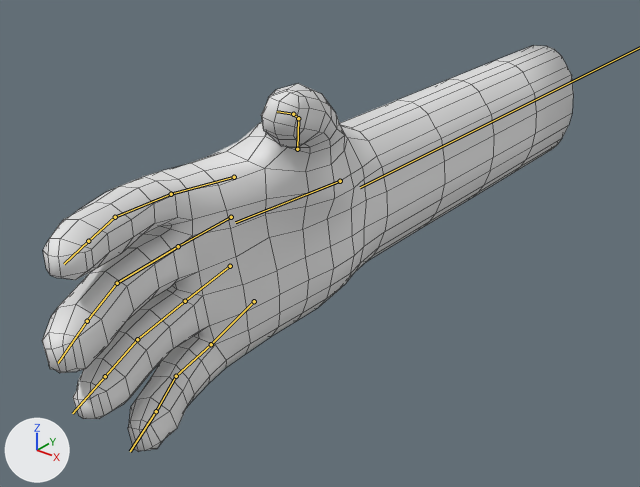
A saved change to the FBX model Assets/Models/Player/PlayerHand.fbx.
Camera for both pictures: a 50 mm lens placed at (1.17, -2.652, 0.816), pointed at (-0.037, -1.143, -0.12). Every picture has the same lights, and +X, +Y and +Z are marked at lower left. The older version comes first. The bones that change, and the others that lie on the model, are drawn over the model as lines. Mesh edges are drawn as thin lines.

Objects in the first picture: 'Model'.
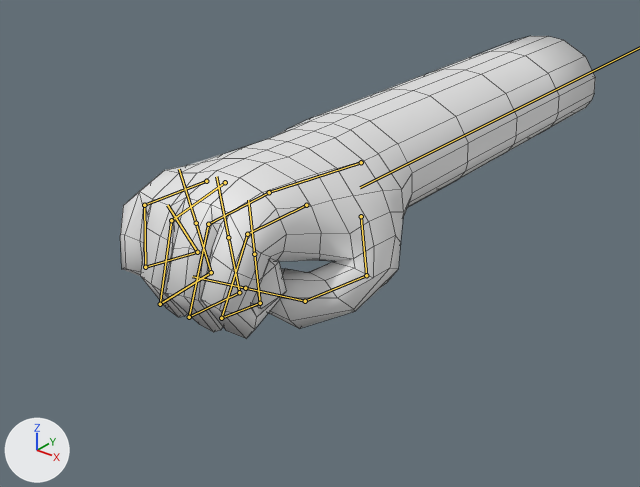
The newer file adds an action. The first version stands in its rest pose; the second is drawn at frame 1 of the action 'Rig|Punch'.

Location of each change, (x1, y1, x2, y2) in pixels of the pictures (640 x 487 px):
'Model', posed (11% narrower, 25% shorter): before (42, 45, 573, 451); after (120, 36, 595, 339)
bone 'Pulgar1', root to tip: before (297, 149) to (298, 118); after (361, 216) to (366, 275)
bone 'Pulgar2', root to tip: before (298, 118) to (293, 114); after (366, 275) to (305, 301)
bone 'Pulgar3', root to tip: before (293, 114) to (277, 111); after (305, 301) to (245, 288)
bone 'Indice1', root to tip: before (234, 177) to (171, 194); after (306, 205) to (247, 234)
bone 'Indice2', root to tip: before (171, 194) to (115, 217); after (247, 234) to (221, 318)
bone 'Indice3', root to tip: before (115, 217) to (88, 241); after (221, 318) to (260, 303)
bone 'Indice4', root to tip: before (88, 241) to (64, 264); after (260, 303) to (254, 254)
bone 'Corazon1', root to tip: before (231, 217) to (178, 246); after (269, 192) to (208, 224)
bone 'Corazon2', root to tip: before (178, 246) to (117, 283); after (208, 224) to (189, 317)
bone 'Corazon3', root to tip: before (117, 283) to (87, 321); after (189, 317) to (239, 292)
bone 'Corazon4', root to tip: before (87, 321) to (58, 363); after (239, 292) to (228, 237)
bone 'Anular1', root to tip: before (230, 266) to (185, 301); after (225, 182) to (171, 220)
bone 'Anular2', root to tip: before (185, 301) to (137, 339); after (171, 220) to (160, 304)
bone 'Anular3', root to tip: before (137, 339) to (105, 376); after (160, 304) to (211, 272)
bone 'Anular4', root to tip: before (105, 376) to (72, 413); after (211, 272) to (196, 223)
bone 'Meñique1', root to tip: before (254, 301) to (211, 344); after (206, 181) to (144, 205)
bone 'Meñique2', root to tip: before (211, 344) to (176, 376); after (144, 205) to (145, 267)
bone 'Meñique3', root to tip: before (176, 376) to (156, 411); after (145, 267) to (197, 252)
bone 'Meñique4', root to tip: before (156, 411) to (130, 451); after (197, 252) to (167, 205)

Edits to the bpy script that builds the scene:
```text
Change bone_hueso_maestro:
    where bone_hueso_maestro = bpy.data.objects['Rig'].pose.bones['Hueso maestro']
    bone_hueso_maestro.rotation_quaternion: (1.0, 0.0, 0.0, 0.0) -> (0.707, 0.0, -0.707, 0.0)  # degrees (0, 0, 0) -> degrees (0, -90, 0)
Change bone_pulgar1:
    where bone_pulgar1 = bpy.data.objects['Rig'].pose.bones['Pulgar1']  # child of 'Muñeca'
    bone_pulgar1.rotation_quaternion: (1.0, 0.0, 0.0, 0.0) -> (0.989, -0.127, -0.012, -0.076)  # degrees (0, 0, 0) -> degrees (-14, -2, -8)
Change bone_pulgar2:
    where bone_pulgar2 = bpy.data.objects['Rig'].pose.bones['Pulgar2']  # child of 'Pulgar1'
    bone_pulgar2.rotation_quaternion: (1.0, 0.0, 0.0, 0.0) -> (0.863, -0.077, -0.35, -0.357)  # degrees (0, 0, 0) -> degrees (9, -41, -48)
Change bone_pulgar3:
    where bone_pulgar3 = bpy.data.objects['Rig'].pose.bones['Pulgar3']  # child of 'Pulgar2'
    bone_pulgar3.rotation_quaternion: (1.0, 0.0, 0.0, 0.0) -> (0.804, -0.591, 0.06, 0.027)  # degrees (0, 0, 0) -> degrees (-73, 7, -2)
Change bone_indice1:
    where bone_indice1 = bpy.data.objects['Rig'].pose.bones['Indice1']  # child of 'Muñeca'
    bone_indice1.rotation_quaternion: (1.0, 0.0, 0.0, 0.0) -> (0.999, 0.031, -0.03, -0.032)  # degrees (0, 0, 0) -> degrees (4, -3, -4)
Change bone_indice2:
    where bone_indice2 = bpy.data.objects['Rig'].pose.bones['Indice2']  # child of 'Indice1'
    bone_indice2.rotation_quaternion: (1.0, 0.0, 0.0, 0.0) -> (0.863, -0.504, 0.013, -0.02)  # degrees (0, 0, 0) -> degrees (-61, 0, -3)
Change bone_indice3:
    where bone_indice3 = bpy.data.objects['Rig'].pose.bones['Indice3']  # child of 'Indice2'
    bone_indice3.rotation_quaternion: (1.0, 0.0, 0.0, 0.0) -> (0.744, -0.666, -0.047, 0.011)  # degrees (0, 0, 0) -> degrees (-84, -3, 5)
Change bone_indice4:
    where bone_indice4 = bpy.data.objects['Rig'].pose.bones['Indice4']  # child of 'Indice3'
    bone_indice4.rotation_quaternion: (1.0, 0.0, 0.0, 0.0) -> (0.583, -0.808, 0.084, -0.012)  # degrees (0, 0, 0) -> degrees (-109, 5, -9)
Change bone_corazon1:
    where bone_corazon1 = bpy.data.objects['Rig'].pose.bones['Corazon1']  # child of 'Muñeca'
    bone_corazon1.rotation_quaternion: (1.0, 0.0, 0.0, 0.0) -> (0.999, 0.042, -0.001, -0.001)  # degrees (0, 0, 0) -> degrees (5, 0, 0)
Change bone_corazon2:
    where bone_corazon2 = bpy.data.objects['Rig'].pose.bones['Corazon2']  # child of 'Corazon1'
    bone_corazon2.rotation_quaternion: (1.0, 0.0, 0.0, 0.0) -> (0.85, -0.527, 0.011, -0.003)  # degrees (0, 0, 0) -> degrees (-64, 1, -1)
Change bone_corazon3:
    where bone_corazon3 = bpy.data.objects['Rig'].pose.bones['Corazon3']  # child of 'Corazon2'
    bone_corazon3.rotation_quaternion: (1.0, 0.0, 0.0, 0.0) -> (0.727, -0.686, 0.001, -0.008)  # degrees (0, 0, 0) -> degrees (-87, -1, -1)
Change bone_corazon4:
    where bone_corazon4 = bpy.data.objects['Rig'].pose.bones['Corazon4']  # child of 'Corazon3'
    bone_corazon4.rotation_quaternion: (1.0, 0.0, 0.0, 0.0) -> (0.622, -0.777, 0.082, -0.052)  # degrees (0, 0, 0) -> degrees (-103, 1, -11)
Change bone_anular1:
    where bone_anular1 = bpy.data.objects['Rig'].pose.bones['Anular1']  # child of 'Muñeca'
    bone_anular1.rotation_quaternion: (1.0, 0.0, 0.0, 0.0) -> (0.996, -0.006, 0.068, 0.048)  # degrees (0, 0, 0) -> degrees (0, 8, 5)
Change bone_anular2:
    where bone_anular2 = bpy.data.objects['Rig'].pose.bones['Anular2']  # child of 'Anular1'
    bone_anular2.rotation_quaternion: (1.0, 0.0, 0.0, 0.0) -> (0.88, -0.462, 0.033, -0.109)  # degrees (0, 0, 0) -> degrees (-55, -2, -13)
Change bone_anular3:
    where bone_anular3 = bpy.data.objects['Rig'].pose.bones['Anular3']  # child of 'Anular2'
    bone_anular3.rotation_quaternion: (1.0, 0.0, 0.0, 0.0) -> (0.599, -0.796, 0.065, -0.063)  # degrees (0, 0, 0) -> degrees (-106, -1, -10)
Change bone_anular4:
    where bone_anular4 = bpy.data.objects['Rig'].pose.bones['Anular4']  # child of 'Anular3'
    bone_anular4.rotation_quaternion: (1.0, 0.0, 0.0, 0.0) -> (0.683, -0.725, 0.04, -0.085)  # degrees (0, 0, 0) -> degrees (-93, -4, -10)
Change bone_meñique1:
    where bone_meñique1 = bpy.data.objects['Rig'].pose.bones['Meñique1']  # child of 'Muñeca'
    bone_meñique1.rotation_quaternion: (1.0, 0.0, 0.0, 0.0) -> (0.988, 0.121, 0.085, 0.04)  # degrees (0, 0, 0) -> degrees (14, 9, 6)
Change bone_meñique2:
    where bone_meñique2 = bpy.data.objects['Rig'].pose.bones['Meñique2']  # child of 'Meñique1'
    bone_meñique2.rotation_quaternion: (1.0, 0.0, 0.0, 0.0) -> (0.786, -0.618, 0.014, 0.029)  # degrees (0, 0, 0) -> degrees (-76, 3, 2)
Change bone_meñique3:
    where bone_meñique3 = bpy.data.objects['Rig'].pose.bones['Meñique3']  # child of 'Meñique2'
    bone_meñique3.rotation_quaternion: (1.0, 0.0, 0.0, 0.0) -> (0.773, -0.627, 0.078, 0.054)  # degrees (0, 0, 0) -> degrees (-78, 11, -1)
Change bone_meñique4:
    where bone_meñique4 = bpy.data.objects['Rig'].pose.bones['Meñique4']  # child of 'Meñique3'
    bone_meñique4.rotation_quaternion: (1.0, 0.0, 0.0, 0.0) -> (-0.451, 0.884, -0.109, -0.051)  # degrees (0, 0, 0) -> degrees (-127, 11, -9)
```
